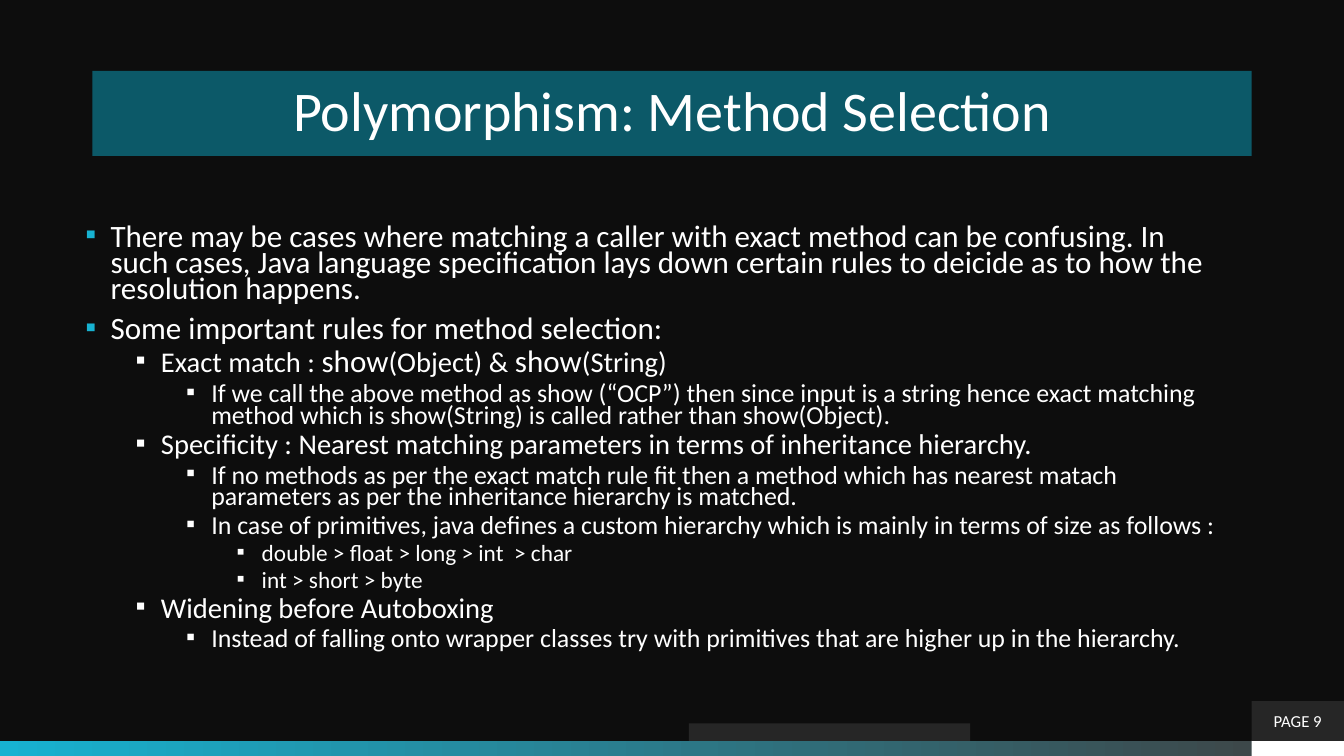
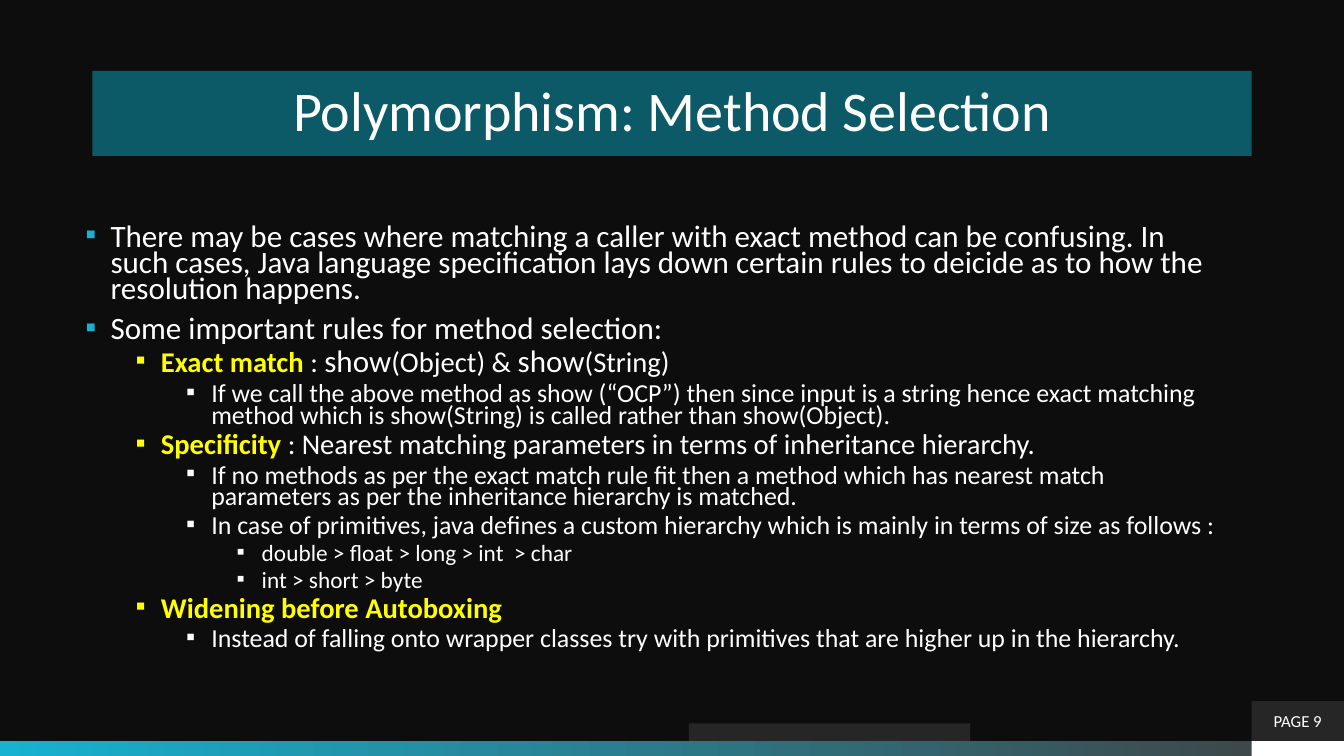
Before and after one commit to theLeonidas/Courses, a slide deck: slide 9 of courseMaterial/Objective-7-Using Methods/Methods.pptx. Drawn at 1344x756 pixels with LibreOffice and Linux fonts; fonts in the diff are those of the drawing; background and template pictures are left out. Boxes give left, top, right and bottom in pixels: in the first picture for what was removed or moved away, otherwise in the second. Text is boxed around its words. In the diff, an @@ line names an element or a change of style, - is before the commit and + after.

```diff
--- a/courseMaterial/Objective-7-Using Methods/Methods.pptx
+++ b/courseMaterial/Objective-7-Using Methods/Methods.pptx
@@ text at (x1=161, y1=350, x2=1035, y2=623): text colour #FFFFFF to #FFFF00, bold on in "Exact match", "Specificity", "Widening before Autoboxing" @@
@@ text at (x1=211, y1=466, x2=1105, y2=510): text changed @@
-    ▪ If no methods as per the exact match rule fit then a method which has nearest matach parameters as per the inheritance hierarchy is matched.
+    ▪ If no methods as per the exact match rule fit then a method which has nearest match parameters as per the inheritance hierarchy is matched.
```
Also in this commit, not shown: 8 other slides changed, 1 slide removed, 37 other files.
